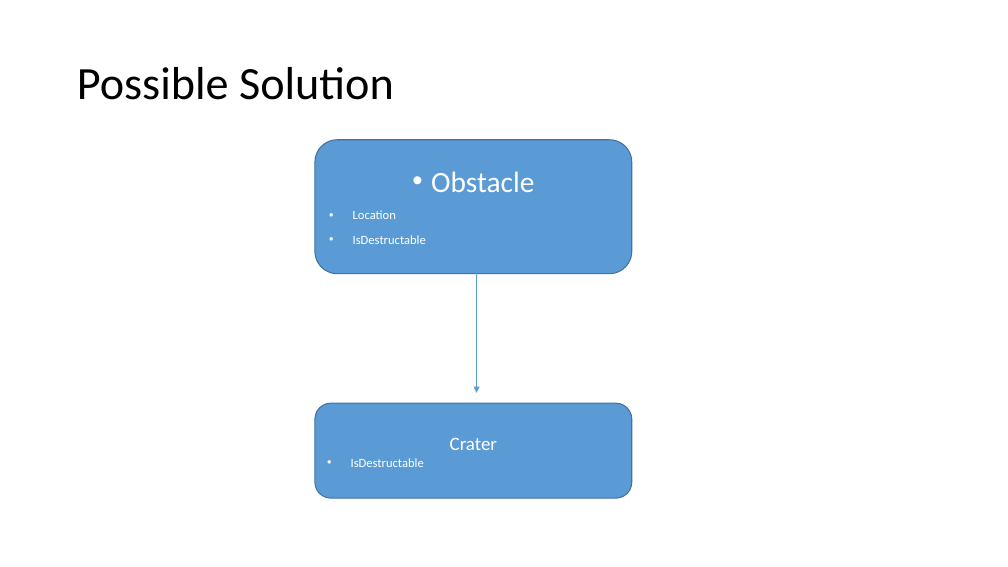
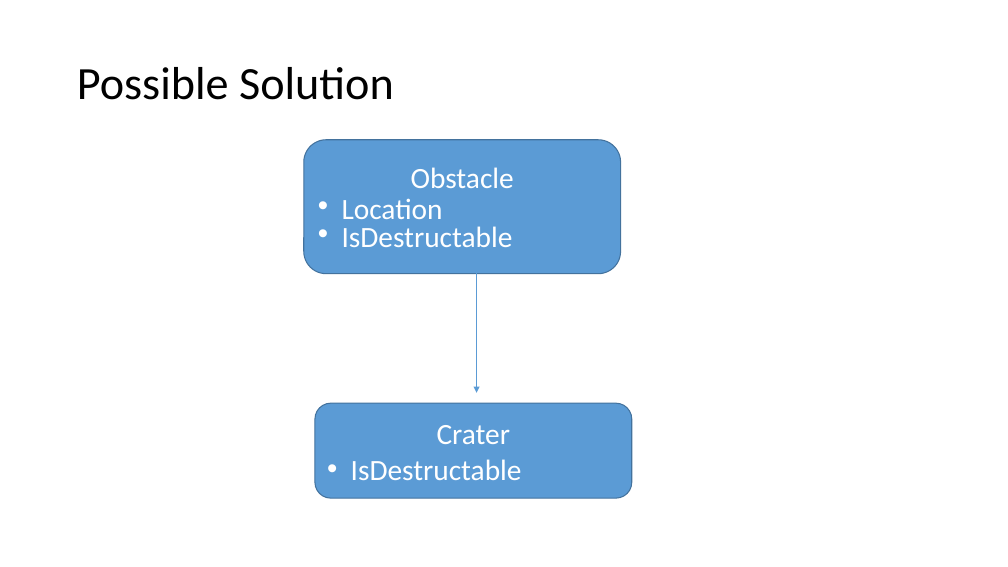
Before and after one commit to PhilipJordan/SOLID, a slide deck: slide 11 of Presentations/OCP Redux.pptx. Drawn at 1008x567 pixels with LibreOffice and Linux fonts; fonts in the diff are those of the drawing; background and template pictures are left out. Boxes give left, top, right and bottom in pixels: in the first picture for what was removed or moved away, otherwise in the second. Text is boxed around its words. In the diff, an @@ line names an element or a change of style, - is before the commit and + after.

```diff
--- a/Presentations/OCP Redux.pptx
+++ b/Presentations/OCP Redux.pptx
@@ text "Obstacle": place and size @@
-text "Obstacle" at (315,140,632,274)
+text "Obstacle" at (304,140,621,274)
@@ text "Obstacle" at (304,140,621,274): size 12 to 28 pt in "Location", "IsDestructable"; bullet • to none; line spacing 0.9 to 0.5 @@
@@ rounded rectangle "Crater" at (315,403,632,498): size 18 to 28 pt in "Crater"; size 12 to 28 pt in "IsDestructable" @@
```
Also in this commit, not shown: 9 other slides changed, 1 other file.
